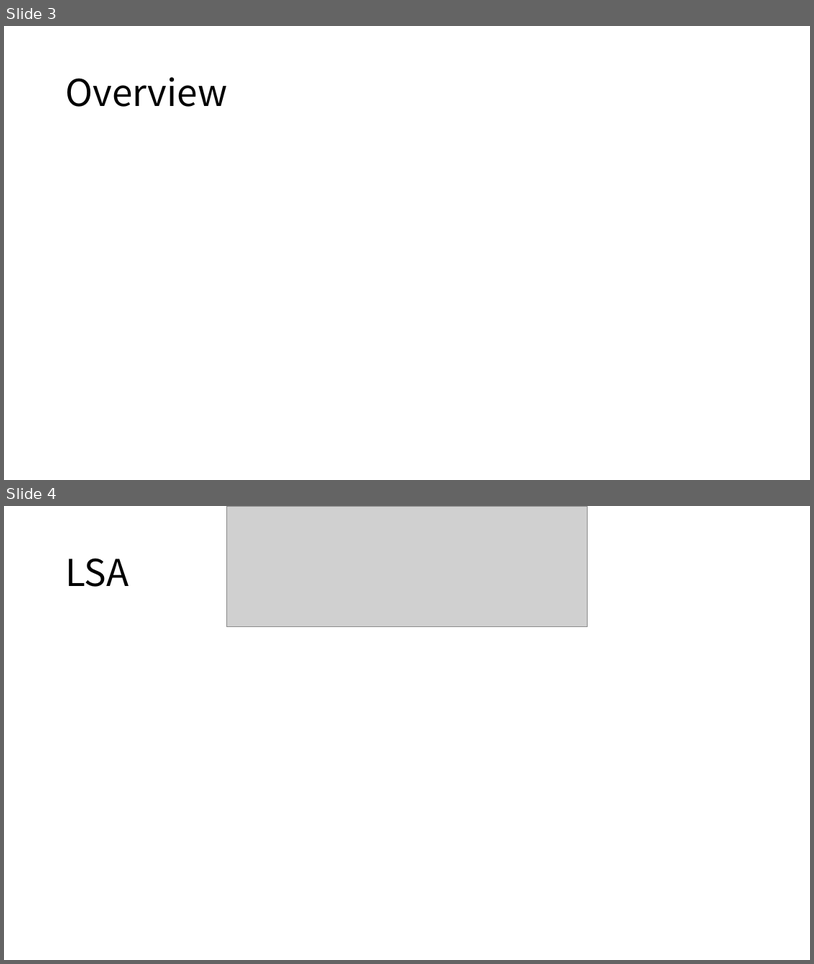
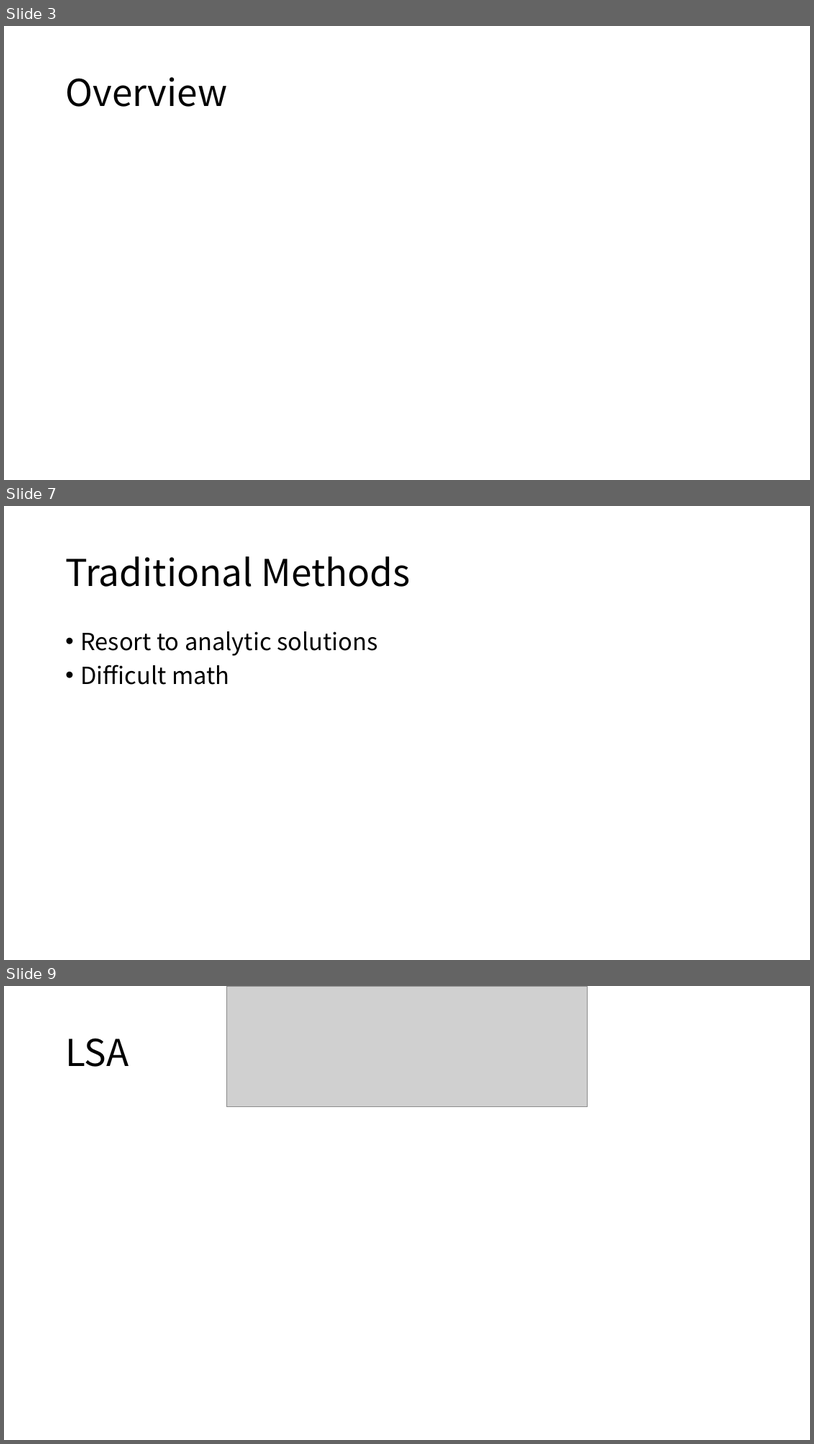
Before and after one commit to namespace-Pt/Topical, a slide deck: docs/Topic Modeling.pptx. Shown one above the other, each under a label of ours: slides 3 and 4 before the commit, slides 3, 7 and 9 after it; the slides between them are not shown. The pictures are 814x964 and 814x1444 pixels, drawn with LibreOffice and Linux fonts; fonts in the diff are those of the drawing; grey boxes stand for pictures. Boxes give left, top, right and bottom in pixels: in the first picture for what was removed or moved away, otherwise in the second. Text is boxed around its words. In the diff, an @@ line names an element or a change of style, - is before the commit and + after.

```diff
--- a/docs/Topic Modeling.pptx
+++ b/docs/Topic Modeling.pptx
@@ slide 7 added at (x1=4, y1=506, x2=810, y2=960), background #FFFFFF @@
@@ title added at (x1=65, y1=556, x2=411, y2=587), 44 pt, text #000000 @@
+Traditional Methods
@@ text added at (x1=80, y1=631, x2=378, y2=685), 28 pt, text #000000 @@
+• Resort to analytic solutions
+• Difficult math
@@ what was slide 4 is now slide 9 @@
```
Also in this commit, not shown: 4 slides changed, 12 other slides added, 2 slides removed, 1 other file.
